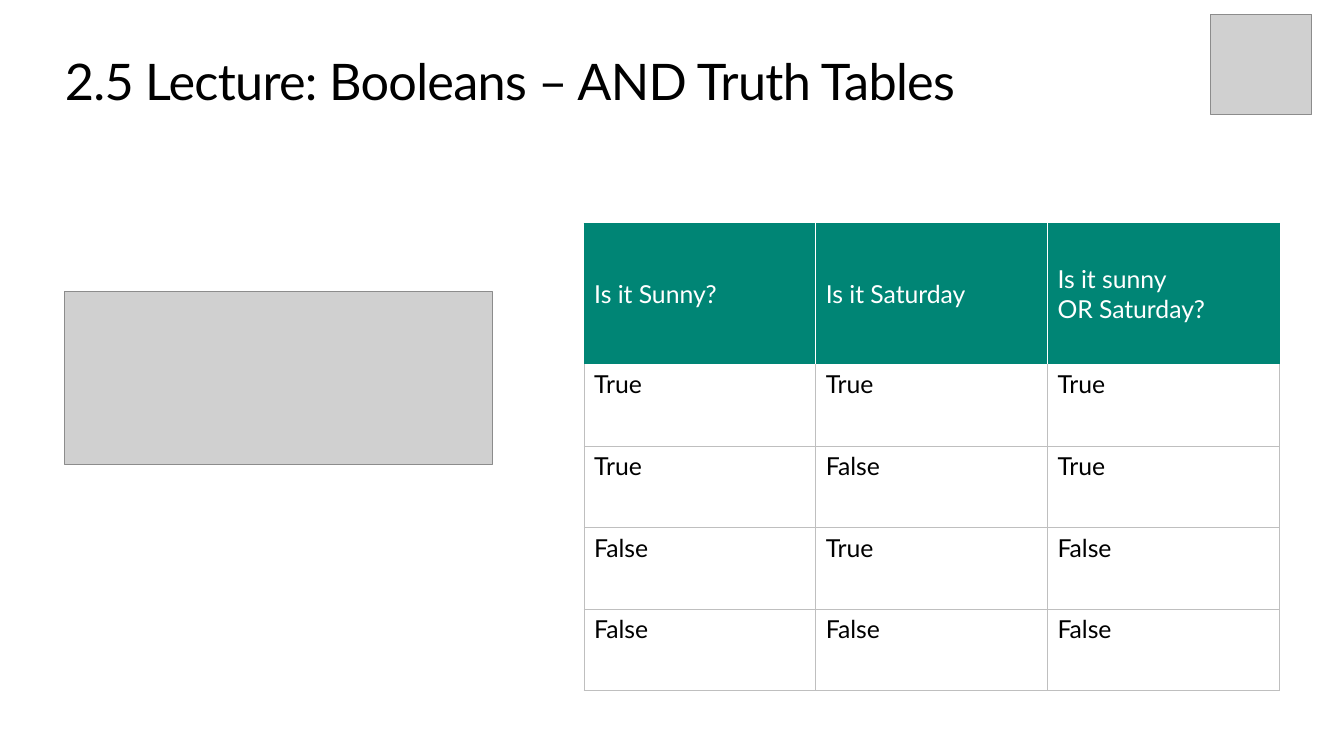
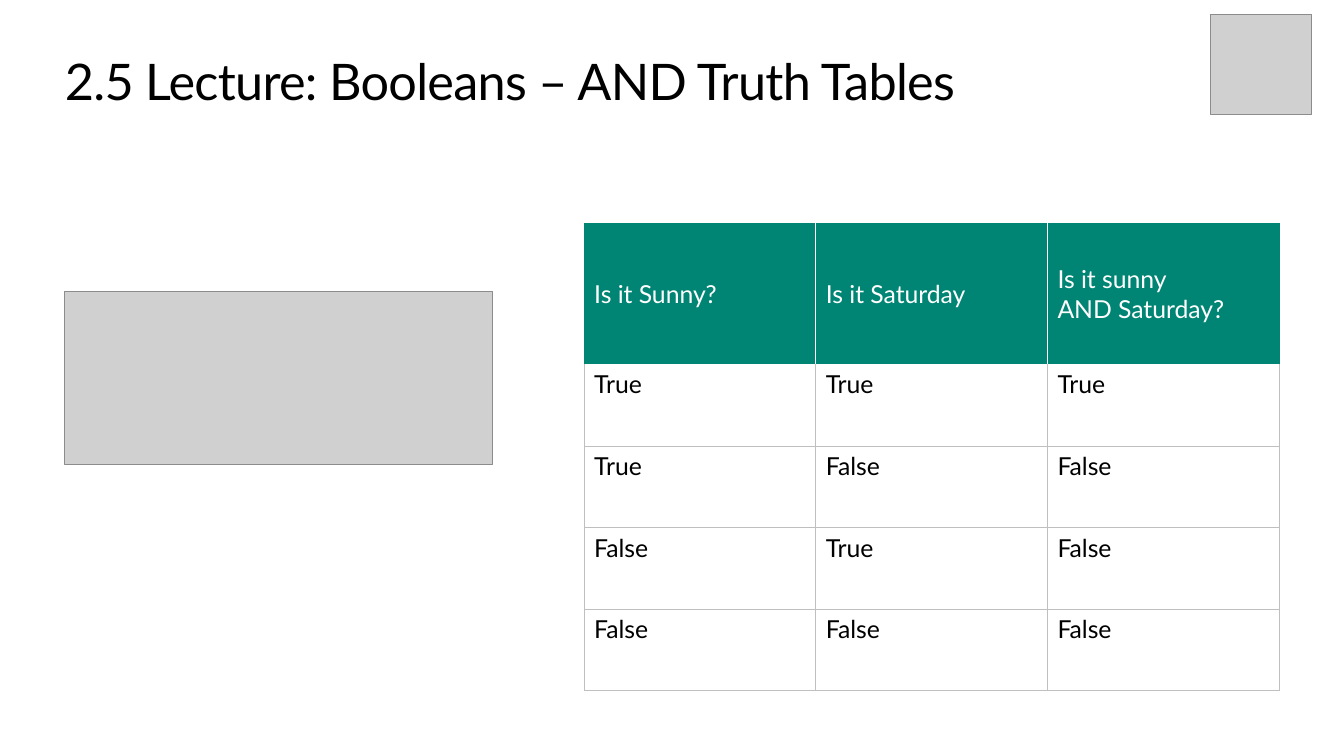
Before and after one commit to TEALSK12/introduction-to-computer-science, a slide deck: slide 9 of slidedecks/TEALS SNAP 2.5.pptx. Drawn at 1344x756 pixels with LibreOffice and Linux fonts; fonts in the diff are those of the drawing; grey boxes stand for pictures; background and template pictures are left out. Boxes give left, top, right and bottom in pixels: in the first picture for what was removed or moved away, otherwise in the second. Text is boxed around its words. In the diff, an @@ line names an element or a change of style, - is before the commit and + after.

Commit message:
Fix And, Or, and Not true tables

```diff
--- a/slidedecks/TEALS SNAP 2.5.pptx
+++ b/slidedecks/TEALS SNAP 2.5.pptx
@@ table at (x1=585, y1=224, x2=1280, y2=692) @@
-row 1, column 3: Is it sunny OR Saturday?
+row 1, column 3: Is it sunny AND Saturday?
-row 3, column 3: True
+row 3, column 3: False
```
Also in this commit, not shown: 3 other slides changed.
